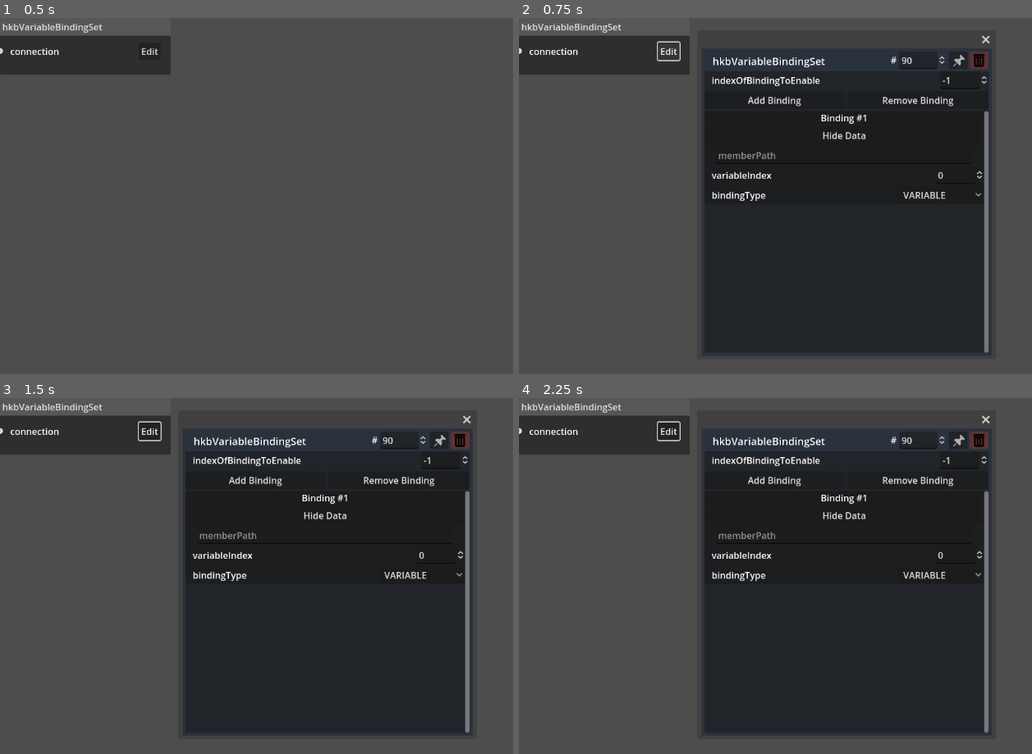
Above: before the commit, frames 1-4 (two rows, left to right).
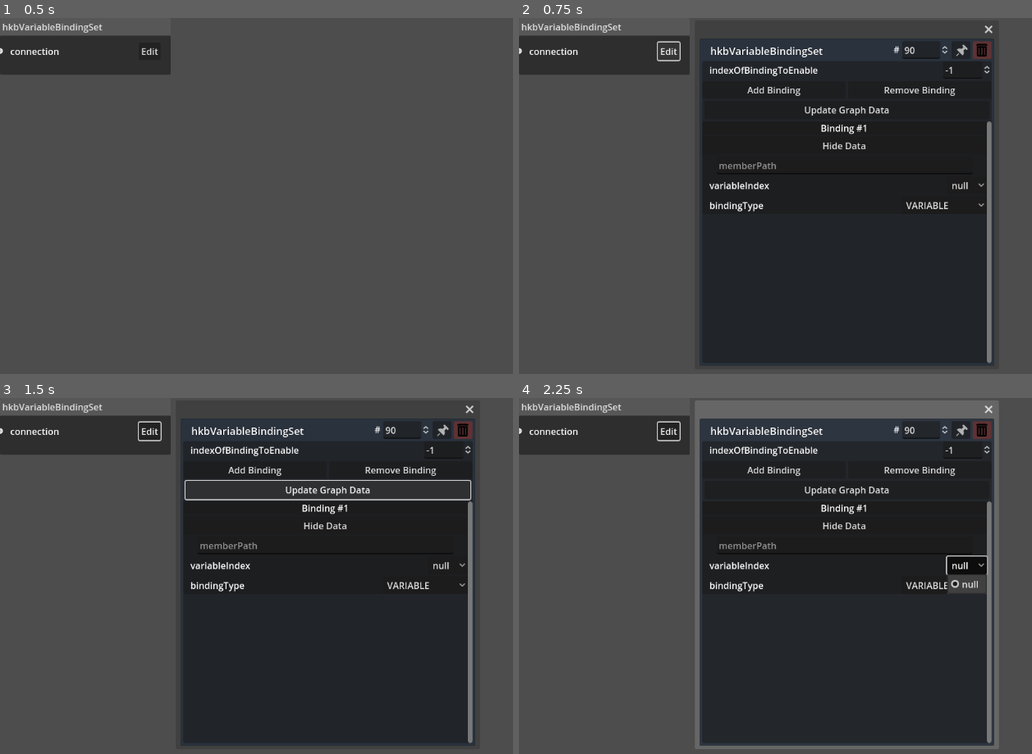
Above: after the commit, the same moments.

Repository: NeoExperiences/BehaviorNodeGraphTool
Game: Godot game, scene res://Nodes/hkbVariableBindingSetScene.tscn
Two runs of this game, one before a commit and one after it. Both use one fixed random seed, a clock stepped at 60 frames per second and the inputs below. This scene is started directly instead of the project's main scene.
Inputs (mouse positions are in pixels of both pictures, inside the frame that each line leads up to):
- Up to frame 1 (0.5 s): no input
- Up to frame 2 (0.75 s): click "Edit" at 0.5 s
- Up to frame 3 (1.5 s): click (328, 490) at 1.25 s, where only the run after the commit has a clickable "Update Graph Data"
- Up to frame 4 (2.25 s): click (965, 565) at 2 s, where only the run after the commit has a clickable "null"

Frame 1 is identical in both runs. In frame 2, 6.6% of the frame differs, in the area x 35-93%, y 2-98%; in frame 3, 6.9%; in frame 4, 12%, in the area x 34-94%, y 0-99%.

Commit message:
Updated VariableBindingSets to load up global variables.

Diff:
--- a/Nodes/Children/BindingScene.tscn
+++ b/Nodes/Children/BindingScene.tscn
@@ -1,6 +1,7 @@
-[gd_scene load_steps=2 format=3 uid="uid://b5br5hra8y6a4"]
+[gd_scene load_steps=3 format=3 uid="uid://b5br5hra8y6a4"]
 
 [ext_resource type="Script" path="res://Nodes/Children/Scripts/BindingScene.gd" id="1_6bi2d"]
+[ext_resource type="Script" path="res://Nodes/Children/variableIndexOptionButton.gd" id="2_86wys"]
 
 [node name="BindingScene" type="PanelContainer"]
 offset_right = 305.0
@@ -49,14 +50,36 @@
 
 [node name="Label" type="Label" parent="bindingContainer/dataContainer/variableIndex"]
 layout_mode = 2
+text = "   variableIndex
+"
+
+[node name="Space" type="Control" parent="bindingContainer/dataContainer/variableIndex"]
+layout_mode = 2
+size_flags_horizontal = 6
+
+[node name="variableIndexOptionButton" type="OptionButton" parent="bindingContainer/dataContainer/variableIndex"]
+custom_minimum_size = Vector2(70, 30)
+layout_mode = 2
+item_count = 1
+selected = 0
+popup/item_0/text = "null"
+popup/item_0/id = 0
+script = ExtResource("2_86wys")
+
+[node name="variableIndexOld" type="HBoxContainer" parent="bindingContainer/dataContainer"]
+visible = false
+layout_mode = 2
+
+[node name="Label" type="Label" parent="bindingContainer/dataContainer/variableIndexOld"]
+layout_mode = 2
 text = "   variableIndex"
 
-[node name="Space" type="Control" parent="bindingContainer/dataContainer/variableIndex"]
+[node name="Space" type="Control" parent="bindingContainer/dataContainer/variableIndexOld"]
 custom_minimum_size = Vector2(50, 0)
 layout_mode = 2
 size_flags_horizontal = 6
 
-[node name="variableIndexSpinBox" type="SpinBox" parent="bindingContainer/dataContainer/variableIndex"]
+[node name="variableIndexSpinBox" type="SpinBox" parent="bindingContainer/dataContainer/variableIndexOld"]
 custom_minimum_size = Vector2(85, 0)
 layout_direction = 2
 layout_mode = 2
@@ -89,5 +112,6 @@
 
 [connection signal="pressed" from="bindingContainer/ShowButton" to="." method="_on_show_button_pressed"]
 [connection signal="text_changed" from="bindingContainer/dataContainer/memberPath/memberPathLineEdit" to="." method="_on_member_path_line_edit_text_changed"]
-[connection signal="value_changed" from="bindingContainer/dataContainer/variableIndex/variableIndexSpinBox" to="." method="_on_variable_index_spin_box_value_changed"]
+[connection signal="item_selected" from="bindingContainer/dataContainer/variableIndex/variableIndexOptionButton" to="." method="_on_variable_index_option_button_item_selected"]
+[connection signal="value_changed" from="bindingContainer/dataContainer/variableIndexOld/variableIndexSpinBox" to="." method="_on_variable_index_spin_box_value_changed"]
 [connection signal="item_selected" from="bindingContainer/dataContainer/bindingType/bindingTypeButton" to="." method="_on_binding_type_button_item_selected"]
--- a/Nodes/Children/Scripts/BindingScene.gd
+++ b/Nodes/Children/Scripts/BindingScene.gd
@@ -8,8 +8,13 @@
 
 func _ready():
 	_update_name()
+	$bindingContainer/dataContainer/variableIndex/variableIndexOptionButton._updateVariables()
+	if variableIndex == -1:
+		$bindingContainer/dataContainer/variableIndex/variableIndexOptionButton.selected = variableIndex + 1
+	else:
+		$bindingContainer/dataContainer/variableIndex/variableIndexOptionButton.selected = variableIndex + 0
 	$bindingContainer/dataContainer/memberPath/memberPathLineEdit.text = memberPath
-	$bindingContainer/dataContainer/variableIndex/variableIndexSpinBox.value = variableIndex
+	#$bindingContainer/dataContainer/variableIndex/variableIndexSpinBox.value = variableIndex
 	if bindingType == "BINDING_TYPE_VARIABLE":
 		$bindingContainer/dataContainer/bindingType/bindingTypeButton.selected = 0
 	else:
@@ -25,9 +30,9 @@
 	memberPath = new_text
 	update_values()
 
-func _on_variable_index_spin_box_value_changed(value):
-	variableIndex = value
-	update_values()
+#func _on_variable_index_spin_box_value_changed(value):
+	#variableIndex = value
+	#update_values()
 
 func _on_binding_type_button_item_selected(index):
 	if index == 0:
@@ -44,3 +49,13 @@
 		$bindingContainer/dataContainer.visible = 0
 		$bindingContainer/ShowButton.text = "Show Data"
 	get_parent().get_parent().reset_size()
+
+func _on_variable_index_option_button_item_selected(index):
+	if index == 0:
+		variableIndex = -1
+	else:
+		variableIndex = index - 1
+	update_values()
+
+func _update_variable_button():
+	$bindingContainer/dataContainer/variableIndex/variableIndexOptionButton._updateVariables()
--- /dev/null
+++ b/Nodes/Children/variableIndexOptionButton.gd
@@ -0,0 +1,14 @@
+extends OptionButton
+
+var bufferSelection = 0
+
+func _ready():
+	_updateVariables()
+
+func _updateVariables():
+	bufferSelection = self.selected
+	clear()
+	add_item("null", 0)
+	for variable in globalVariable.globalVariableList:
+			add_item("#" + str(variable.get("variableID")) + " - " + variable.get("variableName"), variable.get("variableID"))
+	self.selected = bufferSelection
--- a/Nodes/Scripts/hkbVariableBindingSetScene.gd
+++ b/Nodes/Scripts/hkbVariableBindingSetScene.gd
@@ -94,3 +94,7 @@
 	newBinding.bindingType = bindingType
 	newBinding._update_name()
 	bindingContainer.add_child(newBinding)
+
+func _on_update_variables_button_pressed():
+	for child in bindingContainer.get_children():
+		child._update_variable_button()
--- a/Nodes/hkbT/hkbTimerModifierScene.tscn
+++ b/Nodes/hkbT/hkbTimerModifierScene.tscn
@@ -84,6 +84,7 @@
 transparent_bg = true
 initial_position = 1
 size = Vector2i(500, 252)
+visible = true
 borderless = false
 theme_override_styles/panel = SubResource("StyleBoxFlat_y45yo")
 
--- a/Nodes/hkbVariableBindingSetScene.tscn
+++ b/Nodes/hkbVariableBindingSetScene.tscn
@@ -53,15 +53,15 @@
 [node name="DataPopupPanel" type="PopupPanel" parent="."]
 transparent_bg = true
 initial_position = 1
-size = Vector2i(509, 540)
+size = Vector2i(518, 576)
 borderless = false
 theme_override_styles/panel = SubResource("StyleBoxFlat_y45yo")
 
 [node name="VBoxContainer" type="VBoxContainer" parent="DataPopupPanel"]
 offset_left = 5.0
 offset_top = 5.0
-offset_right = 504.0
-offset_bottom = 535.0
+offset_right = 513.0
+offset_bottom = 571.0
 
 [node name="BaseNode" type="HBoxContainer" parent="DataPopupPanel/VBoxContainer"]
 layout_mode = 2
@@ -149,6 +149,22 @@
 size_flags_horizontal = 3
 text = "Remove Binding"
 
+[node name="UpdateVariables" type="HBoxContainer" parent="DataPopupPanel/VBoxContainer/PanelContainer/FoldingPanel"]
+layout_mode = 2
+
+[node name="Space2" type="Control" parent="DataPopupPanel/VBoxContainer/PanelContainer/FoldingPanel/UpdateVariables"]
+layout_mode = 2
+size_flags_horizontal = 6
+
+[node name="updateVariablesButton" type="Button" parent="DataPopupPanel/VBoxContainer/PanelContainer/FoldingPanel/UpdateVariables"]
+custom_minimum_size = Vector2(500, 32)
+layout_mode = 2
+text = "Update Graph Data"
+
+[node name="Space" type="Control" parent="DataPopupPanel/VBoxContainer/PanelContainer/FoldingPanel/UpdateVariables"]
+layout_mode = 2
+size_flags_horizontal = 6
+
 [node name="ScrollContainer" type="ScrollContainer" parent="DataPopupPanel/VBoxContainer/PanelContainer/FoldingPanel"]
 custom_minimum_size = Vector2(0, 425)
 layout_mode = 2
@@ -172,3 +188,4 @@
 [connection signal="value_changed" from="DataPopupPanel/VBoxContainer/PanelContainer/FoldingPanel/indexOfBindingToEnable/indexOfBindingToEnableSpinBox" to="." method="_on_index_of_binding_to_enable_spin_box_value_changed"]
 [connection signal="pressed" from="DataPopupPanel/VBoxContainer/PanelContainer/FoldingPanel/ButtonContainer/AddBinding" to="." method="_on_add_binding_pressed"]
 [connection signal="pressed" from="DataPopupPanel/VBoxContainer/PanelContainer/FoldingPanel/ButtonContainer/RemoveBinding" to="." method="_on_remove_binding_pressed"]
+[connection signal="pressed" from="DataPopupPanel/VBoxContainer/PanelContainer/FoldingPanel/UpdateVariables/updateVariablesButton" to="." method="_on_update_variables_button_pressed"]
--- a/Scripts/xml_import.gd
+++ b/Scripts/xml_import.gd
@@ -12,13 +12,14 @@
 	graphEdit.get_parent()._instantiate_global_values()
 	print(globalVariable.globalEventList)
 	for object in rootNode.children[0].children:
-		if object.attributes.class != "hkbBehaviorGraphData" and object.attributes.class != "hkbVariableValueSet" and object.attributes.class != "hkbBehaviorGraphStringData":
-			#print(object.attributes.name, " - ", object.attributes.class)
+		if true:
+		#if object.attributes.class != "hkbBehaviorGraphData" and object.attributes.class != "hkbVariableValueSet" and object.attributes.class != "hkbBehaviorGraphStringData":
+			print(object.attributes.name, " - ", object.attributes.class)
 			unhandledNodes.append(_object_processing(object, graphEdit, connections))
-			#print("[")
+			print("[")
 			var child_count = 0
 			for parameter in object.children:
-				#print("	", " #", child_count," - " , parameter.attributes.name, " = ", parameter.content)
+				print("	", " #", child_count," - " , parameter.attributes.name, " = ", parameter.content)
 				child_count += 1
 				if parameter.attributes.name == "transitions":
 					var transition_count = 1
@@ -28,6 +29,13 @@
 							#print("		", transition.content)
 							child_count += 1
 							print("				", value.attributes.name, " = ", value.content)
+				if parameter.attributes.has("numelements"):
+					for subparameter in parameter.children:
+						if subparameter.content == "":
+							for subparameter2 in subparameter.children:
+								print("		", subparameter2.attributes.name, " = ", subparameter2.content)
+						else:
+							print("		",subparameter.content)
 				#if parameter.attributes.name == "eventToSendWhenStateOrTransitionChanges":
 					#print("		", parameter.children[0].children[0].attributes.name, " = ", parameter.children[0].children[0].content)
 					#print("		", parameter.children[0].children[1].attributes.name, " = ", parameter.children[0].children[1].content)
@@ -47,7 +55,7 @@
 													#print("		", subparameter2.attributes.name, " = ", subparameter2.content)
 											#else:
 												#print("		",subparameter.content)
-			#print("]")
+			print("]")
 	print("Connections: ", connections)
 	for connection in connections:
 		for from_node in graphEdit.get_children():
@@ -681,17 +689,38 @@
 
 func import_values(hkbBehaviorGraphData, hkbVariableValueSet, hkbBehaviorGraphStringData):
 	globalVariable.globalEventList = []
-	for eventNum in range(int(hkbBehaviorGraphData.children[3].attributes.numelements)):
-		var eventData = {
-				"eventID": eventNum,
-				"eventName": hkbBehaviorGraphStringData.children[0].children[eventNum].content,
-				"eventFlags": 0,
-			}
-		if hkbBehaviorGraphData.children[3].children[eventNum].children[0].content == "FLAG_SYNC_POINT":
-			eventData.eventFlags = 1
-		globalVariable.globalEventList.append(eventData)
-		#print(hkbBehaviorGraphStringData.children[0].children[eventNum].content + " - " + hkbBehaviorGraphData.children[3].children[eventNum].children[0].content)
-
+	#print(hkbBehaviorGraphData.children[3].attributes.numelements)
+	#if hkbBehaviorGraphData.children[3].attributes.numelements
+	if hkbBehaviorGraphData.children[3].attributes.has("numelements"):
+		print("Event Number: ",hkbBehaviorGraphData.children[3].attributes.numelements)
+		for eventNum in range(int(hkbBehaviorGraphData.children[3].attributes.numelements)):
+			var eventData = {
+					"eventID": eventNum,
+					"eventName": hkbBehaviorGraphStringData.children[0].children[eventNum].content,
+					"eventFlags": 0,
+				}
+			if hkbBehaviorGraphData.children[3].children[eventNum].children[0].content == "FLAG_SYNC_POINT":
+				eventData.eventFlags = 1
+			globalVariable.globalEventList.append(eventData)
+			#print(hkbBehaviorGraphStringData.children[0].children[eventNum].content + " - " + hkbBehaviorGraphData.children[3].children[eventNum].children[0].content)
+	globalVariable.globalVariableList = []
+	print(hkbBehaviorGraphData.children[1].content)
+	if hkbBehaviorGraphData.children[1].attributes.has("numelements"):
+		print("Variable Number: ",hkbBehaviorGraphData.children[1].attributes.numelements)
+		for variableNum in range(int(hkbBehaviorGraphData.children[1].attributes.numelements)):
+			var variableData = {
+					"variableID": variableNum,
+					"variableName": hkbBehaviorGraphStringData.children[2].children[variableNum].content,
+					"variableType": 0,
+					"variableValue": "0",
+					"variableMinValue": "0",
+					"variableMaxValue": "0",
+					"variableQuadValues": "(0.0 0.0 0.0 0.0)"
+				}
+			#if hkbBehaviorGraphData.children[1].children[variableNum].children[0].content == "FLAG_SYNC_POINT":
+				#variableData.eventFlags = 1
+			print(variableData.variableID + " - " + variableData.variableName)
+			globalVariable.globalVariableList.append(variableData)
 
 	print(hkbBehaviorGraphData.attributes.name, " - ", hkbBehaviorGraphData.attributes.class)
 	#print(hkbBehaviorGraphData.children[3].attributes.name, " = ", hkbBehaviorGraphData.children[3].attributes.numelements)
